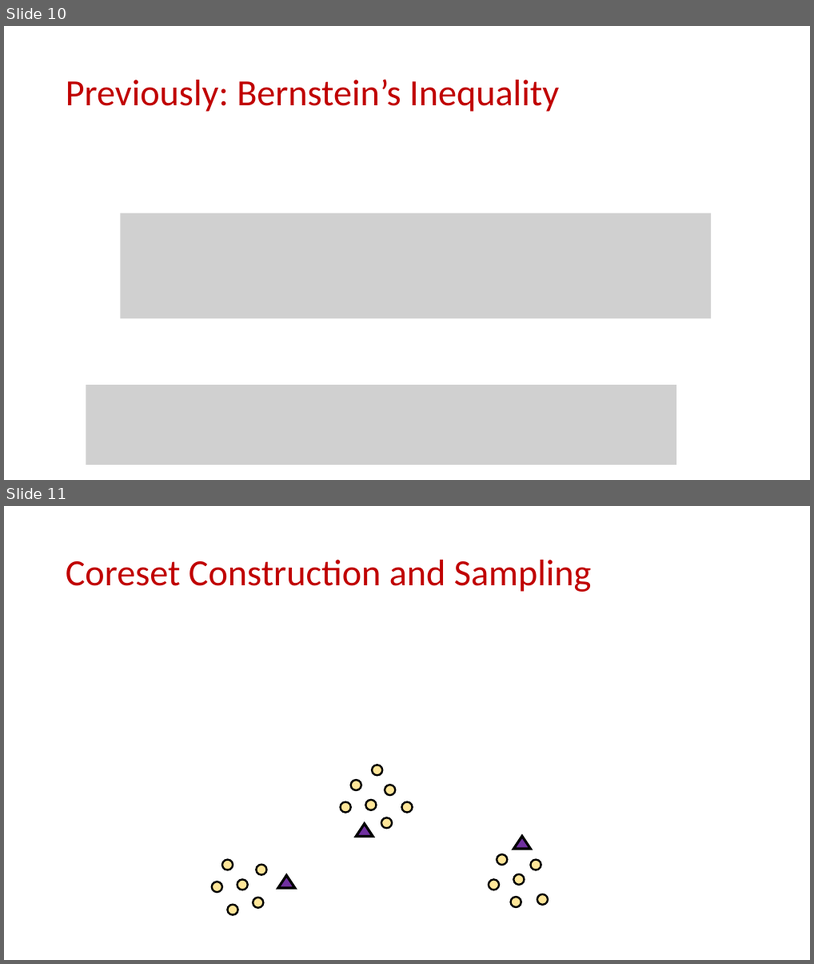
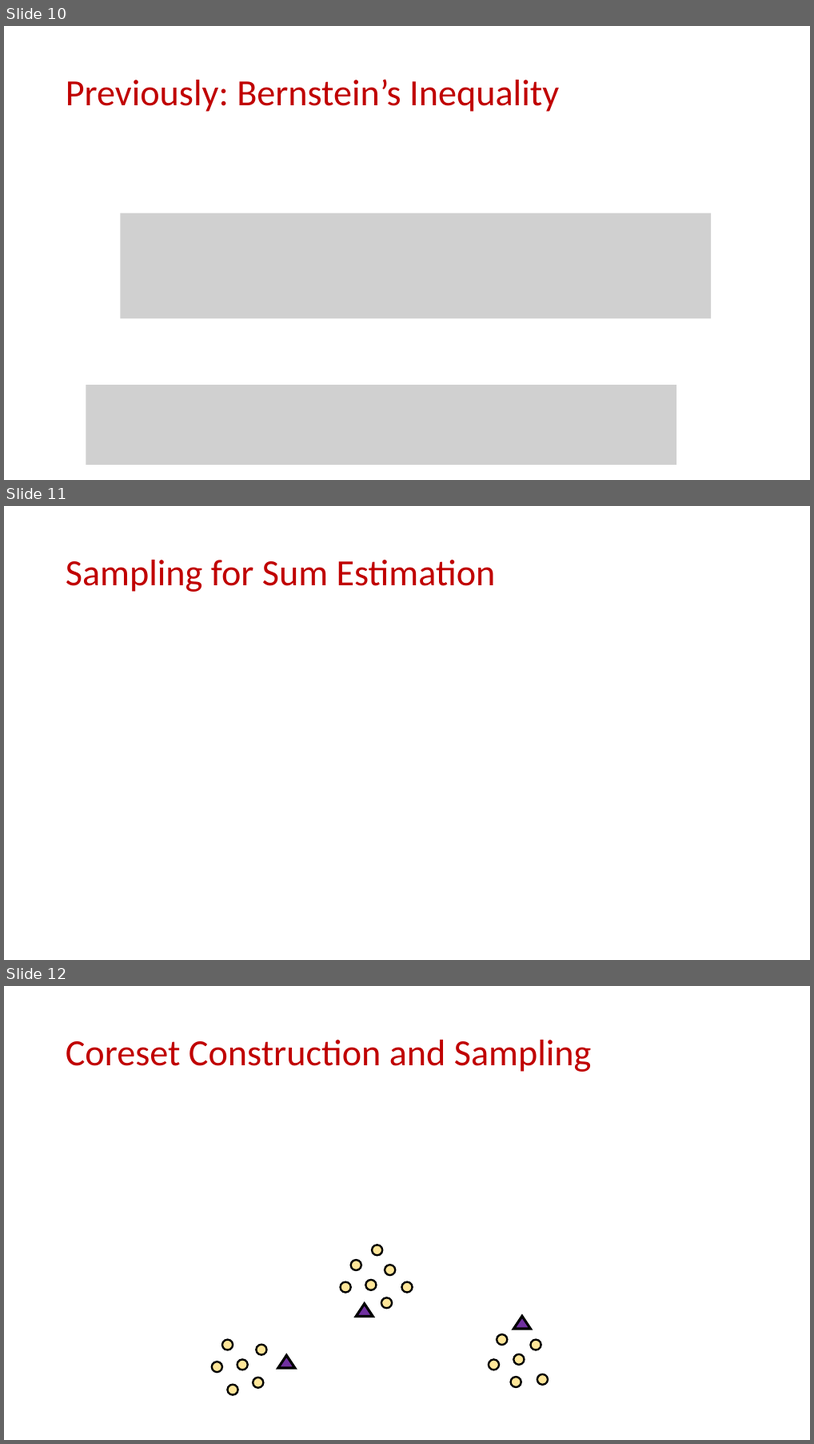
Before and after one commit to samsonzhou/samsonzhou.github.io, a slide deck: CSCE689-23/L23.pptx. Shown one above the other, each under a label of ours: slides 10 and 11 before the commit, slides 10, 11 and 12 after it. The pictures are 814x964 and 814x1444 pixels, drawn with LibreOffice and Linux fonts; fonts in the diff are those of the drawing; grey boxes stand for pictures. Boxes give left, top, right and bottom in pixels: in the first picture for what was removed or moved away, otherwise in the second. Text is boxed around its words. In the diff, an @@ line names an element or a change of style, - is before the commit and + after.

```diff
--- a/CSCE689-23/L23.pptx
+++ b/CSCE689-23/L23.pptx
@@ slide 11 added at (4, 506, 810, 960), background #FFFFFF @@
@@ title added at (66, 560, 496, 592), 44 pt, text #C00000 @@
+Sampling for Sum Estimation
@@ what was slide 11 is now slide 12 @@
```
